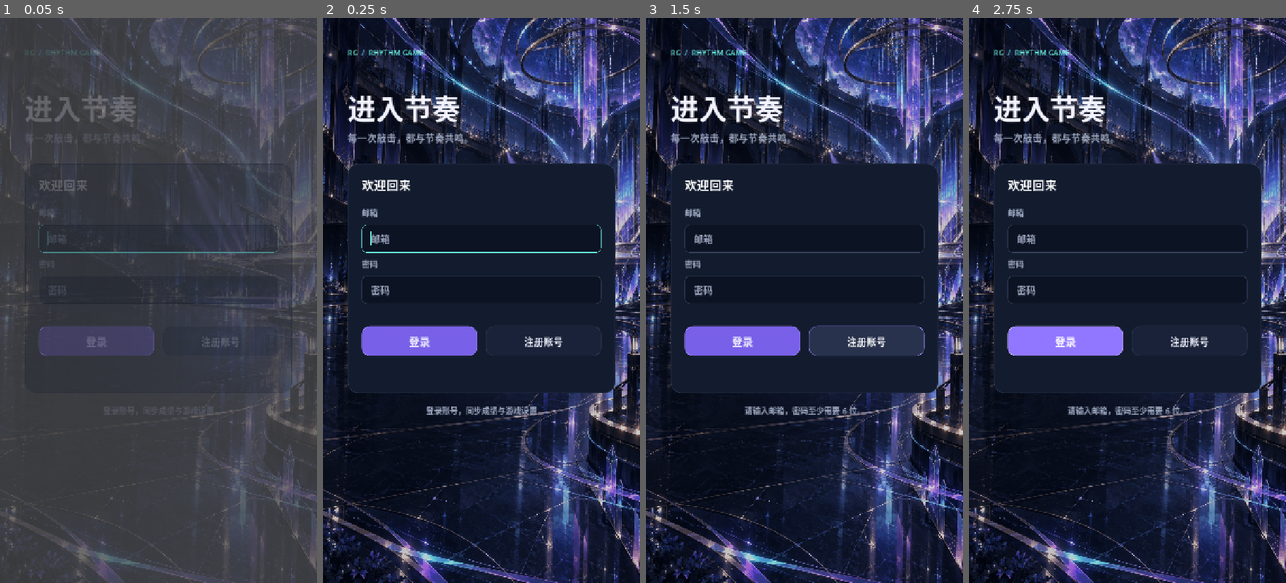
Above: before the commit, frames 1-4 (left to right).
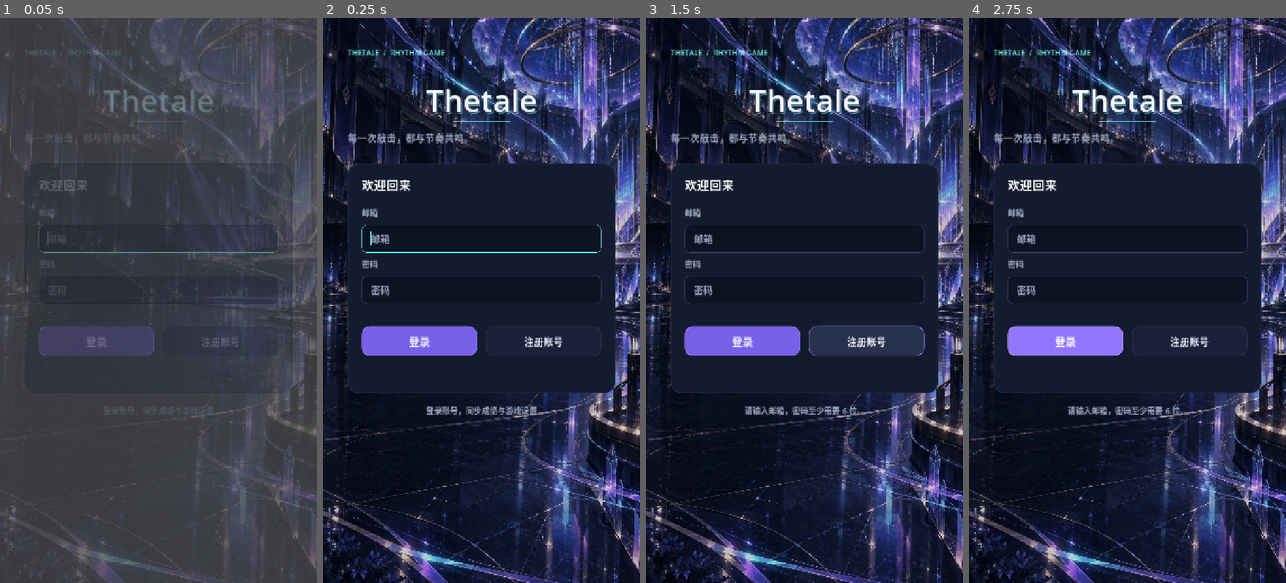
Above: after the commit, the same moments.

Repository: yznhyyg/1
Game: Godot game, scene res://login.tscn
Same seed, same stepped clock (60 frames per second), same inputs: the game is played once before the commit and once after it.
Inputs:
- Up to frame 1 (0.05 s): no input
- Up to frame 2 (0.25 s): no input
- Up to frame 3 (1.5 s): click "登录" at 0.5 s; click "注册账号" at 1.25 s
- Up to frame 4 (2.75 s): click "登录" at 2 s

The runs differ from the first frame. In frame 1, 1.1% of the frame differs, in the area x 8-68%, y 5-19%; in frame 2, 1.8%, in the area x 7-68%, y 5-19%; in frame 3, 1.8%; in frame 4, 1.8%.

Commit message:
Rename game to Thetale and style brand title

Diff:
--- a/login.gd
+++ b/login.gd
@@ -4,6 +4,7 @@
 const PartnerSystem = preload("res://partner_system.gd")
 
 const UI = preload("res://ui/rhythm_ui.gd")
+const Brand = preload("res://ui/brand.gd")
 const EntryBackdrop = preload("res://ui/entry_backdrop.gd")
 
 const SupabaseConfig = preload("res://supabase_config.gd")
@@ -32,19 +33,14 @@
 	move_child(entry_backdrop, 0)
 
 	UI.card(self, Rect2(56, 330, 608, 520))
-	UI.label(self, "RG  /  RHYTHM GAME", Rect2(56, 66, 608, 40), 17, UI.CYAN)
+	UI.label(self, "THETALE  /  RHYTHM GAME", Rect2(56, 66, 608, 40), 17, UI.CYAN)
 	UI.label(self, "每一次敲击，都与节奏共鸣。", Rect2(56, 254, 608, 40), 22, UI.MUTED)
 	UI.label(self, "欢迎回来", Rect2(88, 356, 544, 45), 28)
 	UI.label(self, "邮箱", Rect2(88, 428, 544, 30), 18, UI.MUTED)
 	UI.label(self, "密码", Rect2(88, 544, 544, 30), 18, UI.MUTED)
 	UI.reveal(self)
-	var title := Label.new()
-	title.text = "进入节奏"
-	title.position = Vector2(56, 155)
-	title.size = Vector2(608, 80)
-	title.horizontal_alignment = HORIZONTAL_ALIGNMENT_LEFT
-	title.add_theme_font_size_override("font_size", 64)
-	add_child(title)
+	Brand.title(self, "Thetale", Rect2(56, 138, 608, 92), 70)
+	Brand.accent_line(self, Rect2(294, 232, 132, 3))
 
 	email_input = LineEdit.new()
 	email_input.placeholder_text = "邮箱"
--- a/main_menu.gd
+++ b/main_menu.gd
@@ -3,6 +3,7 @@
 const RatingSystem = preload("res://rating_system.gd")
 const PartnerSystem = preload("res://partner_system.gd")
 const UI = preload("res://ui/rhythm_ui.gd")
+const Brand = preload("res://ui/brand.gd")
 
 var personal_rating_label: Label
 var partner_portrait: TextureRect
@@ -66,7 +67,8 @@
 	partner_button.pressed.connect(_open_characters)
 	add_child(partner_button)
 
-	UI.label(self, "RHYTHM\nGAME", Rect2(44, 218, 244, 156), 44)
+	Brand.title(self, "Thetale", Rect2(44, 218, 244, 82), 48)
+	Brand.accent_line(self, Rect2(100, 310, 132, 3))
 	var songs := RatingSystem.load_catalog()
 	get_tree().set_meta("song_catalog", songs)
 	var scores = get_tree().get_meta("song_scores", {})
--- a/project.godot
+++ b/project.godot
@@ -10,7 +10,7 @@
 
 [application]
 
-config/name="rg"
+config/name="Thetale"
 run/main_scene="res://login.tscn"
 config/features=PackedStringArray("4.7", "GL Compatibility")
 run/max_fps=120
--- /dev/null
+++ b/ui/brand.gd
@@ -0,0 +1,23 @@
+extends RefCounted
+
+const UI = preload("res://ui/rhythm_ui.gd")
+
+static func title(root: Node, text: String, rect: Rect2, font_size: int = 64) -> Label:
+	var item := UI.label(root, text, rect, font_size, Color("#F4F5FF"))
+	item.horizontal_alignment = HORIZONTAL_ALIGNMENT_CENTER
+	item.vertical_alignment = VERTICAL_ALIGNMENT_CENTER
+	item.add_theme_color_override("font_outline_color", Color("#111A31"))
+	item.add_theme_color_override("font_shadow_color", Color(0.40, 0.90, 0.85, 0.34))
+	item.add_theme_constant_override("outline_size", 5)
+	item.add_theme_constant_override("shadow_offset_x", 3)
+	item.add_theme_constant_override("shadow_offset_y", 4)
+	return item
+
+static func accent_line(root: Node, rect: Rect2) -> ColorRect:
+	var line := ColorRect.new()
+	line.position = rect.position
+	line.size = rect.size
+	line.color = Color("#66E7DA")
+	line.mouse_filter = Control.MOUSE_FILTER_IGNORE
+	root.add_child(line)
+	return line
Not shown, added: ui/brand.gd.uid
